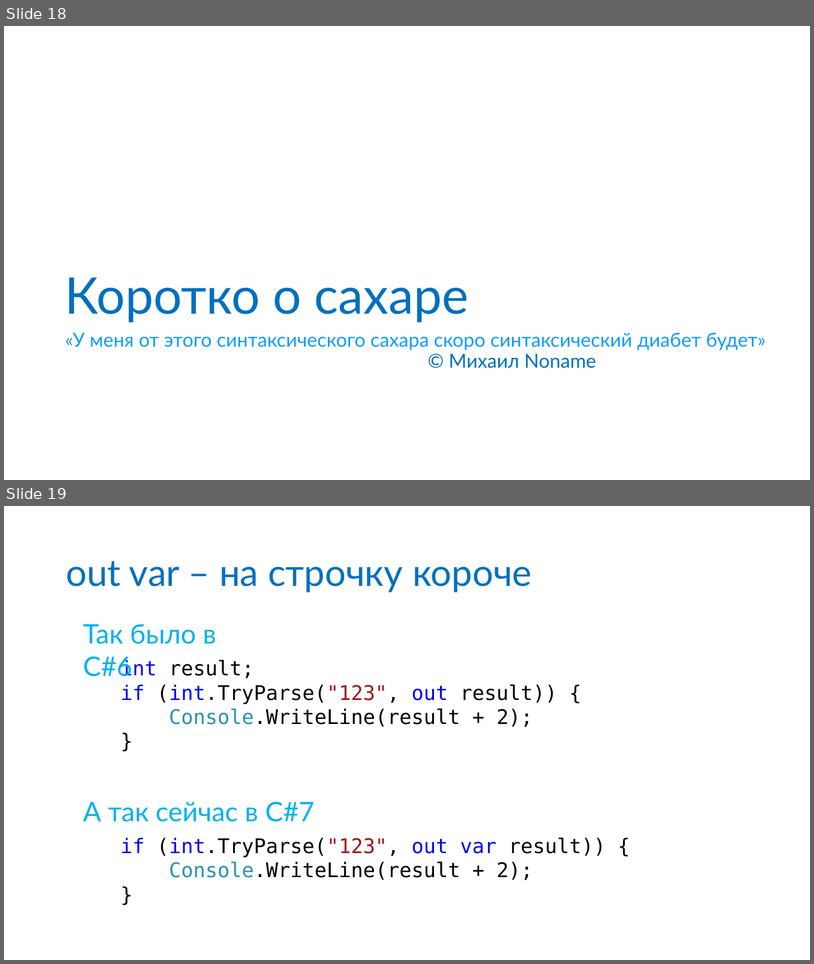
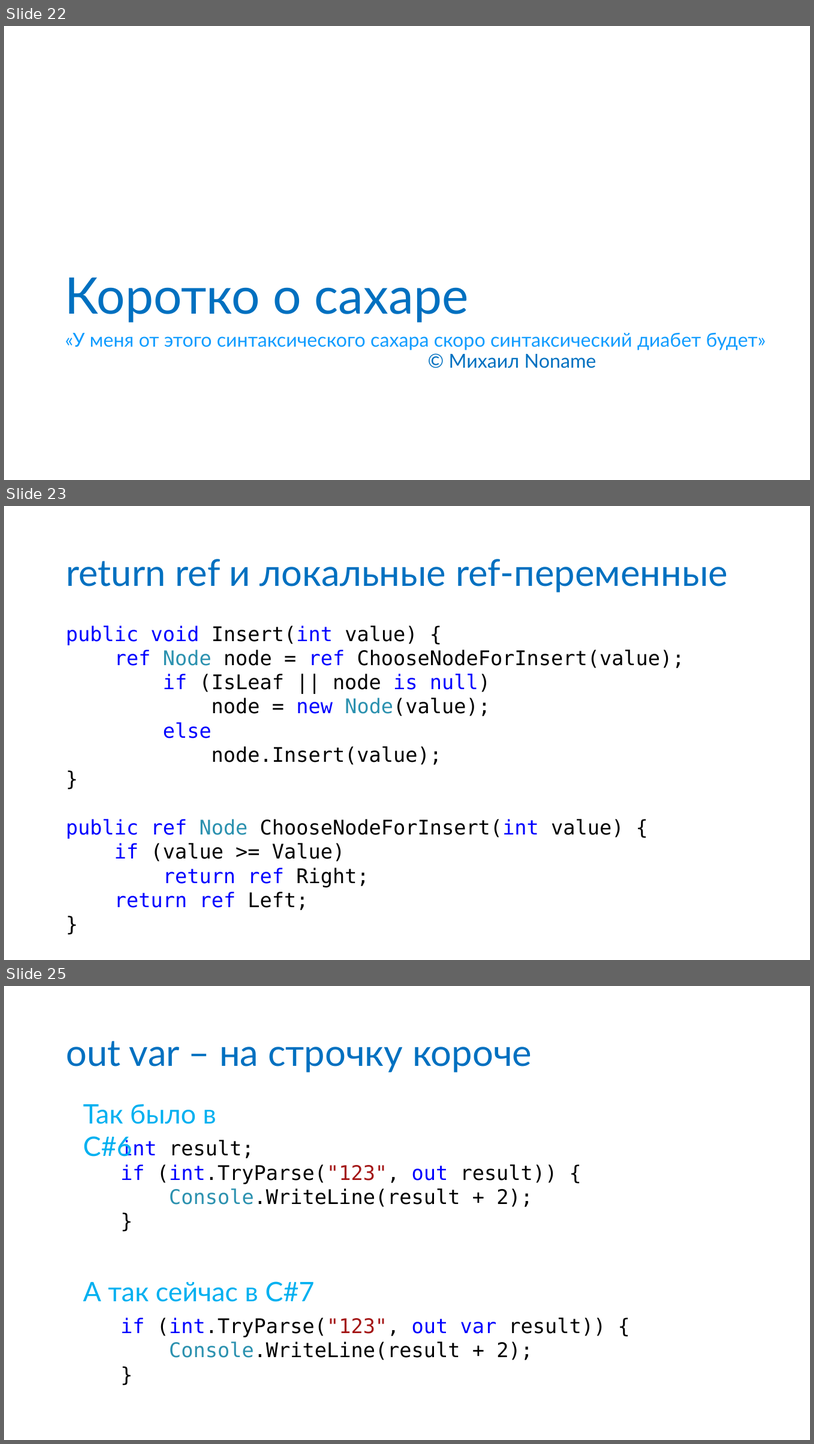
Before and after one commit to anaym/FC-CS7, a slide deck: CS7.pptx. Shown one above the other, each under a label of ours: slides 18 and 19 before the commit, slides 22, 23 and 25 after it; the slides between them are not shown. The pictures are 814x964 and 814x1444 pixels, drawn with LibreOffice and Linux fonts; fonts in the diff are those of the drawing. Boxes give left, top, right and bottom in pixels: in the first picture for what was removed or moved away, otherwise in the second. Text is boxed around its words. In the diff, an @@ line names an element or a change of style, - is before the commit and + after.

```diff
--- a/CS7.pptx
+++ b/CS7.pptx
@@ slide 23 added at (4,506,810,960), background #FFFFFF @@
@@ title added at (66,559,728,592), 44 pt, text #0070C0 @@
+return ref и локальные ref-переменные
@@ text added at (66,625,685,910), 24 pt, text #000000 @@
+public void Insert(int value) {
+ref Node node = ref ChooseNodeForInsert(value);
+if (IsLeaf || node is null)
+node = new Node(value);
+else
+node.Insert(value);
+}
+public ref Node ChooseNodeForInsert(int value) {
+if (value >= Value)
+return ref Right;
+return ref Left;
+}
@@ what was slide 18 is now slide 22 @@
@@ what was slide 19 is now slide 25 @@
```
Also in this commit, not shown: 3 slides changed, 8 other slides added, 1 slide removed, 5 other files.
